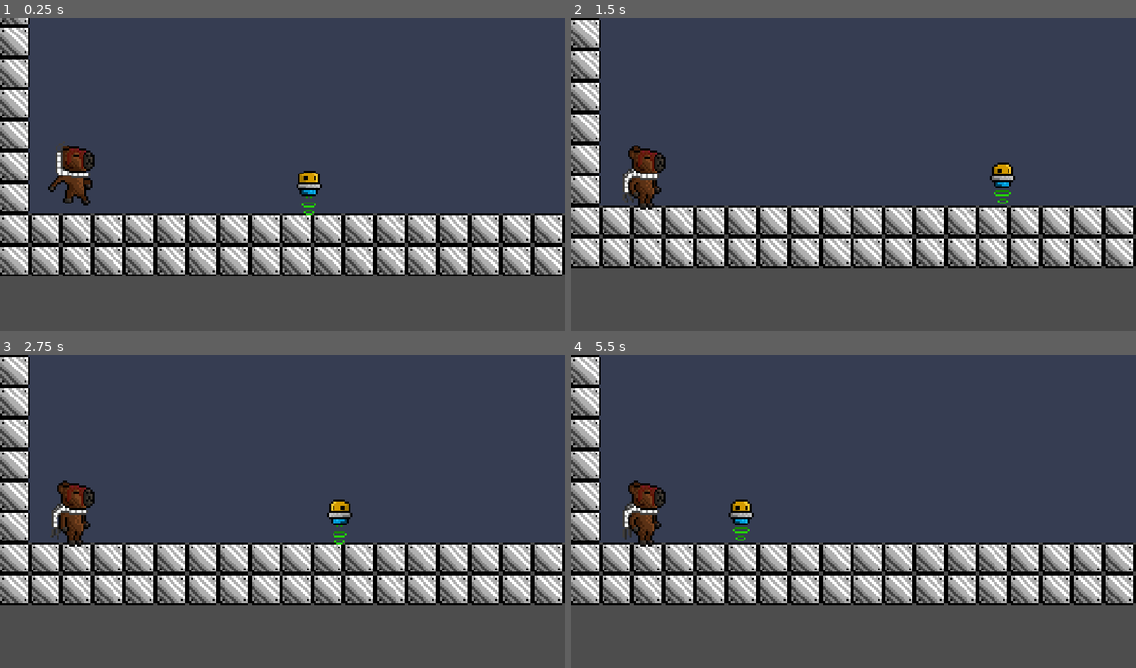
Above: before the commit, frames 1-4 (two rows, left to right).
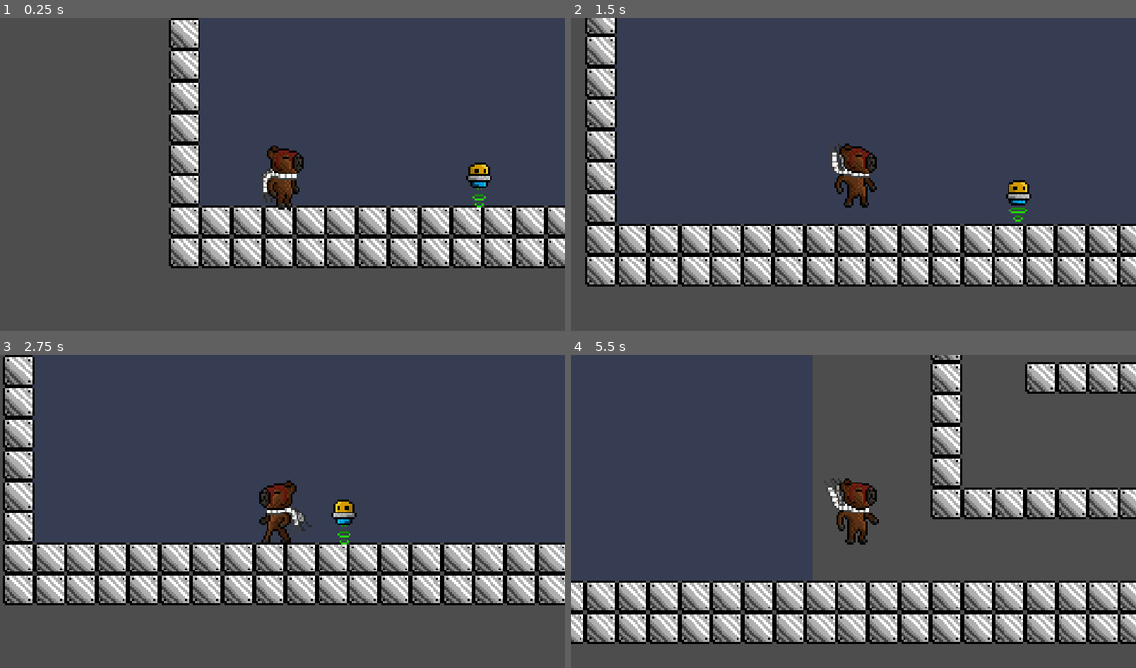
Above: after the commit, the same moments.

Repository: neanthertal-albino/projetos-GODOT-
Game: Godot game, scene res://scenes/node_2d.tscn
Same seed, same stepped clock (60 frames per second), same inputs: the game is played once before the commit and once after it.
Inputs:
- Up to frame 1 (0.25 s): no input
- Up to frame 2 (1.5 s): hold S (ASS_POWER) 0.53-1.28 s; hold D from 0.53 s (still down); tap W at 0.77 s; tap K at 0.8, 1.35 s
- Up to frame 3 (2.75 s): tap W at 1.52 s; tap S (ASS_POWER) at 1.55 s; release D at 2.03 s; hold A from 2.03 s (still down); hold S (ASS_POWER) from 2.03 s (still down); tap K at 2.3 s
- Up to frame 4 (5.5 s): release A at 2.78 s; release S (ASS_POWER) at 2.78 s; hold D 2.78-4.28 s; tap K at 2.85, 3.8 s; tap W at 3.02, 3.77, 4.52 s; tap S (ASS_POWER) at 3.05, 4.35 s; hold J 3.53-4.28 s; hold A 4.28-5.03 s; hold D from 5.03 s (still down); hold K from 5.03 s (still down)

The runs differ from the first frame. In frame 1, 27% of the frame differs, in the area x 0-100%, y 0-83%; in frame 2, 28%; in frame 3, 20%; in frame 4, 40%, in the area x 0-100%, y 0-93%.

Commit message:
mais atualizações de movimentação

Diff:
--- a/capivara-0.0/project.godot
+++ b/capivara-0.0/project.godot
@@ -1,16 +1,8 @@
-; Engine configuration file.
-; It's best edited using the editor UI and not directly,
-; since the parameters that go here are not all obvious.
-;
-; Format:
-;   [section] ; section goes between []
-;   param=value ; assign values to parameters
-
 config_version=5
 
 [application]
 
-config/name="Capivara 2.0"
+config/name="Capivara 2.1"
 run/main_scene="uid://628negabdn6p"
 config/features=PackedStringArray("4.5", "Forward Plus")
 config/icon="res://sprites/icon.svg"
--- a/capivara-0.0/scenes/codes/player.code.gd
+++ b/capivara-0.0/scenes/codes/player.code.gd
@@ -24,6 +24,7 @@
 var plan = false # verifica se o player planou
 var cont_vel_pstg = 0
 
+
 #o "func _physics_process(_delta):" roda tudo oque tiver nele 60 vezes por segundo (muita coisa né?)
 func _physics_process(_delta: float) -> void:
 	if is_on_floor() and !Input.is_key_label_pressed(KEY_A) and !Input.is_key_label_pressed(KEY_D):
@@ -72,8 +73,6 @@
 	_stage_run()
 
 	cont_vel_pstgf()
-
-	#cooldown_run()
 
 	#esse aqui é apenas um "comando" que faz as coisas realmente acontecerem.
 	move_and_slide()
@@ -93,7 +92,7 @@
 func _move_basics():
 	#se apertar D e o "coldown_ass_power" for 0, o eixo x sera igual o valor da variavel speed (o palyer anda).
 	if Input.is_key_pressed(KEY_D):
-		if !Input.is_key_pressed(KEY_S):
+		if c_shake <= 1:
 			if couldown_ass_power == 0:
 				#isso só deixa o sprite do player pra direita.
 				$AnimatedSprite2D.flip_h = false
@@ -114,7 +113,7 @@
 			velocity.x = move_toward(velocity.x, 0, 40)
 	#isso é a mesa coisa, so q com o A (q dai é pra esquerda)
 	elif Input.is_key_pressed(KEY_A):
-		if !Input.is_key_pressed(KEY_S):
+		if c_shake <= 1:
 			if couldown_ass_power == 0:
 				$AnimatedSprite2D.flip_h = true
 				if is_on_floor():
@@ -157,39 +156,47 @@
 
 #essa funcao aqui faz com q o player de um "ground pound" no chao, mas eu prefiro chamar de ass power mesmo.
 func _ASS_POWER():
+	print("cooldown ass power: ", c_shake_cool)
 	#isso aq conta quantas vezes a ação "ASS_POWER" foi apertada
 	if Input.is_action_just_pressed("ASS_POWER"):
 		c_shake += 1
+
+	elif c_shake > 0:
 		c_shake_cool += 0.1
-	if c_shake_cool < 0.5:
+
+	elif c_shake_cool >= 1.0:
 		c_shake = 0
+		c_shake_cool = 0.0
 	#se apertar S e NAO estiver no chao e NAO estiver apertando K o eixo y do player aumenta continuamente em 400.
 	#(que faz ele cair bem rapido)
-	if c_shake >= 2:
-		if Input.is_action_pressed("ASS_POWER") and !is_on_floor() and !Input.is_key_label_pressed(KEY_K):
-			if !is_on_wall():
-				velocity.y += 400
-				#e dai o "ass_powered" fica igual a true ("verdadeiro" pros nao bilingue, haha) e o couldown fica igual a 3.0
-				ass_powered = true
-				couldown_ass_power = 2.0
-				permetidor_shake = true
-		#e se tiver chego no chao o powered fica false ("falso" pros !bilingue, ha) e o contador comeca a diminuir 0.2
-		elif Input.is_action_pressed("ASS_POWER") and is_on_floor():
-			c_shake = 0
-			c_shake_cool = 0.0
-			ass_powered = false
-			couldown_ass_power -= 0.1
-			shake_strength = 20
-			if permetidor_shake == true:
-				contador_shake += 0.1
-
-			#dai se chegar a 0 ou menos (o ou menos eu coloquei so pra garantir q ele pare de diminuir mesmo) fica = 0
-			if couldown_ass_power <= 0:
-				couldown_ass_power = 0
-		#se nenhum desses dois acontecer e apertar S mesmo assim o couldown fica = 0
-		else:
-			if !Input.is_key_label_pressed(KEY_S):
-				couldown_ass_power = 0
+	if Input.is_action_pressed("ASS_POWER") and !is_on_floor() and !Input.is_key_label_pressed(KEY_K) and c_shake >= 2:
+		if !is_on_wall():
+			velocity.y += 400
+			#e dai o "ass_powered" fica igual a true ("verdadeiro" pros nao bilingue, haha) e o couldown fica igual a 3.0
+			ass_powered = true
+			couldown_ass_power = 2.0
+			permetidor_shake = true
+	#e se tiver chego no chao o powered fica false ("falso" pros !bilingue, ha) e o contador comeca a diminuir 0.2
+	elif is_on_floor() and c_shake >= 2:
+		ass_powered = false
+		couldown_ass_power -= 0.1
+		shake_strength = 20
+		if permetidor_shake == true:
+			contador_shake += 0.1
+
+		#dai se chegar a 0 ou menos (o ou menos eu coloquei so pra garantir q ele pare de diminuir mesmo) fica = 0
+		if couldown_ass_power <= 0:
+			couldown_ass_power = 0
+	#se nenhum desses dois acontecer e apertar S mesmo assim o couldown fica = 0
+	else:
+		if !Input.is_action_pressed("ASS_POWER"):
+			couldown_ass_power = 0
+			if c_shake_cool > 1.0:
+				c_shake = 0
+				c_shake_cool = 0.0
+
+	if !Input.is_action_pressed("ASS_POWER"):
+		if c_shake_cool > 1.0:
 				c_shake = 0
 				c_shake_cool = 0.0
 
--- a/capivara-0.0/scenes/node_2d.tscn
+++ b/capivara-0.0/scenes/node_2d.tscn
@@ -15,6 +15,7 @@
 sources/0 = SubResource("TileSetAtlasSource_4dvvg")
 
 [node name="world" type="Node2D"]
+position = Vector2(1944, -904)
 metadata/_edit_horizontal_guides_ = [0.0]
 
 [node name="ColorRect" type="ColorRect" parent="."]
@@ -36,5 +37,5 @@
 scale = Vector2(4, 4)
 
 [node name="player" parent="." instance=ExtResource("3_4vge2")]
-position = Vector2(160, 560)
+position = Vector2(240, 576)
 scale = Vector2(4, 4)
